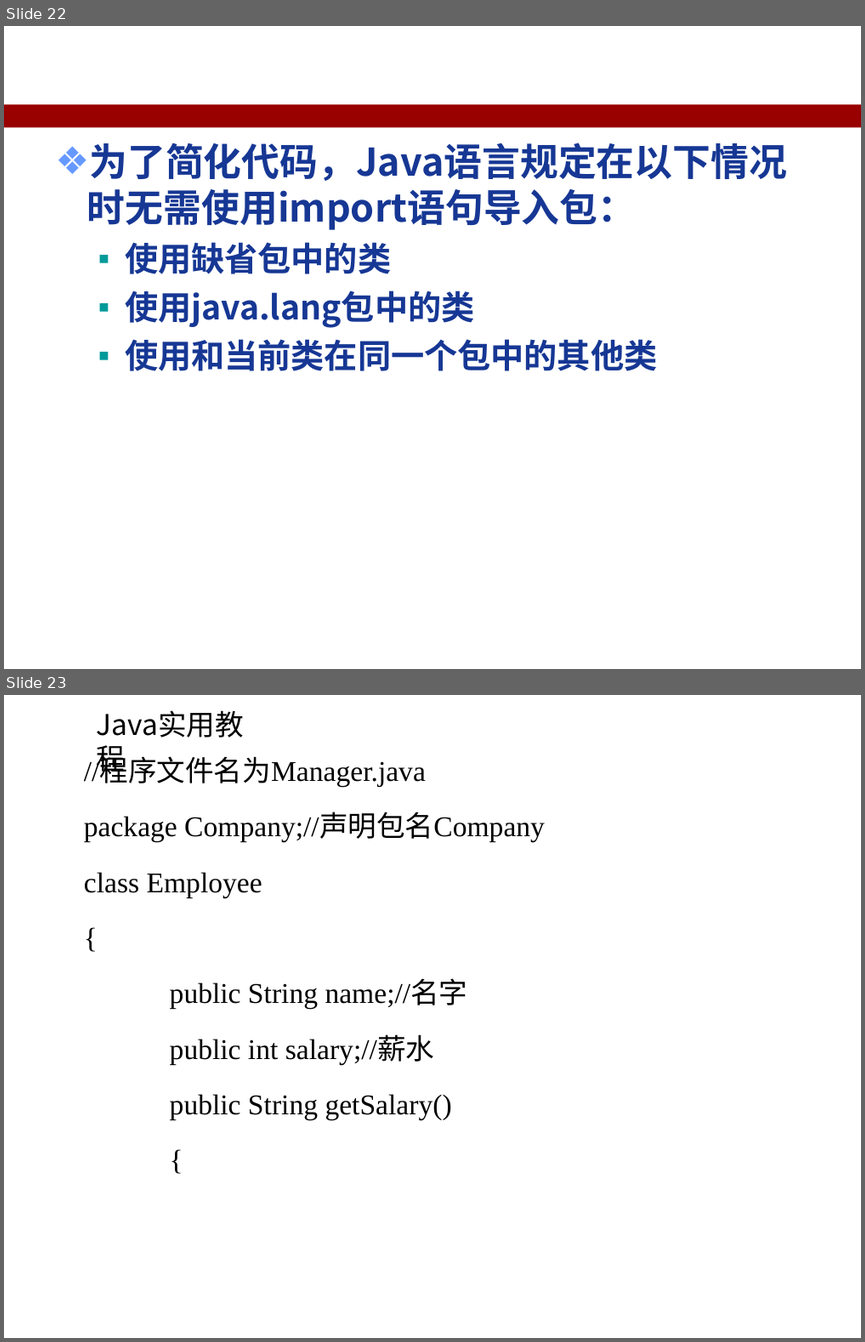
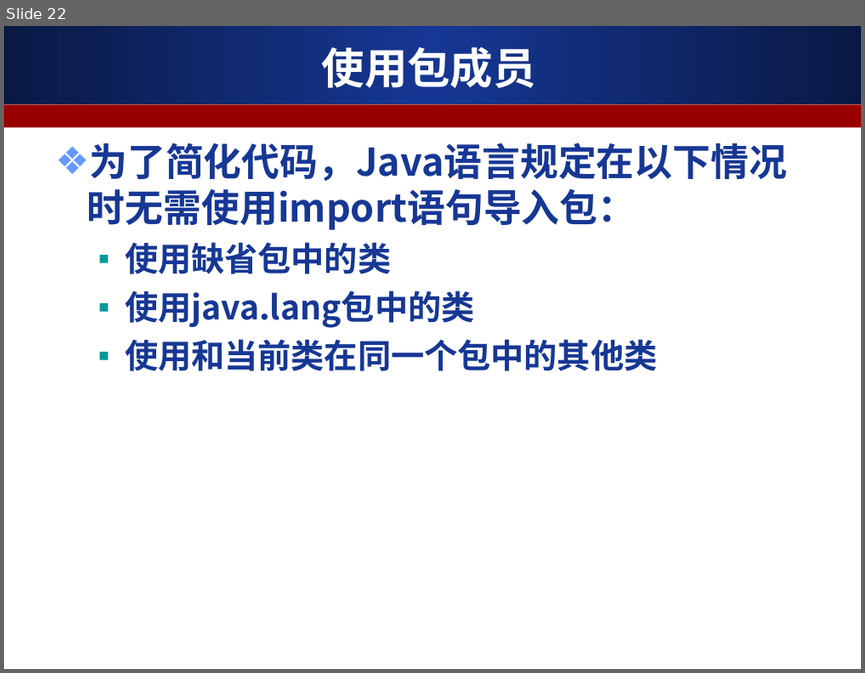
Before and after one commit to ALiberInc/Training, a slide deck: Java/第五章_Java语言的包.ppt. Shown one above the other, each under a label of ours: slides 22 and 23 before the commit, slide 22 after it. The pictures are 865x1342 and 865x673 pixels, drawn with LibreOffice and Linux fonts; fonts in the diff are those of the drawing; background and template pictures are left out. Boxes give left, top, right and bottom in pixels: in the first picture for what was removed or moved away, otherwise in the second. Text is boxed around its words. In the diff, an @@ line names an element or a change of style, - is before the commit and + after.

Commit message:
修改最后的小程序

```diff
--- a/Java/第五章_Java语言的包.ppt
+++ b/Java/第五章_Java语言的包.ppt
@@ slide 23 removed at <box>4,695,861,1338</box>, background #FFFFFF @@
@@ text removed at <box>88,702,281,744</box> @@
-Java实用教程
@@ text removed at <box>84,759,545,1120</box> @@
-  //程序文件名为Manager.java
-  package Company;//声明包名Company
-  class Employee
-  {
-  public String name;//名字
-  public int salary;//薪水
-  public String getSalary()
-  {
@@ slide 22 changed as well @@
@@ rectangle added at <box>4,26,861,104</box>, fill gradient #0A1944 to #163794 @@
@@ title added at <box>322,47,536,88</box>, 36 pt, text #FFFFFF, bold @@
+使用包成员
```
Also in this commit, not shown: 23 other slides changed, 2 other slides removed.
